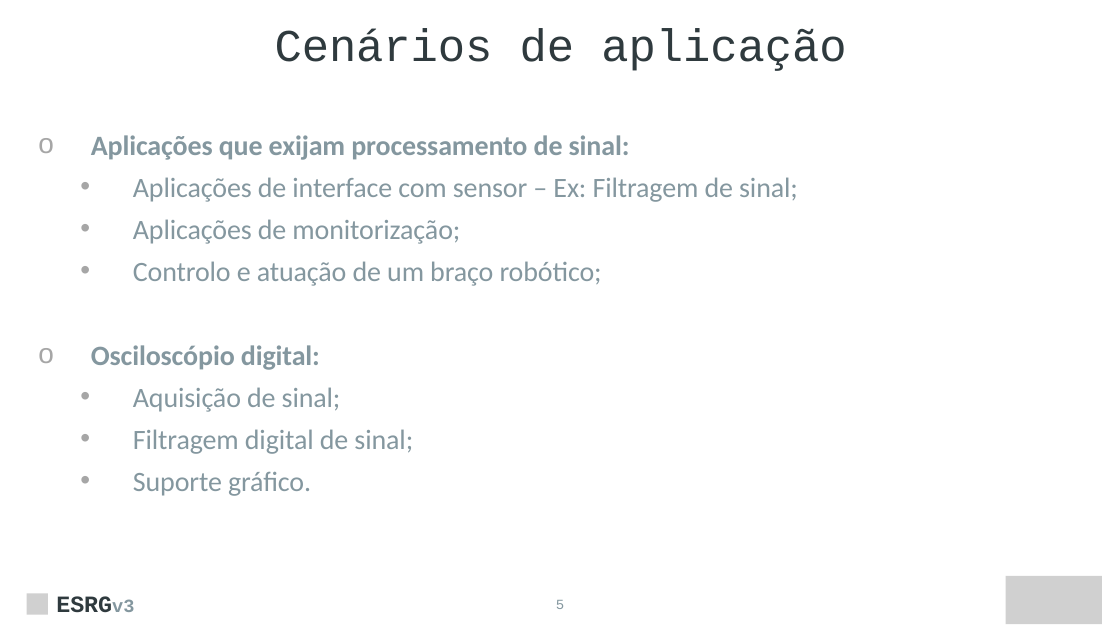
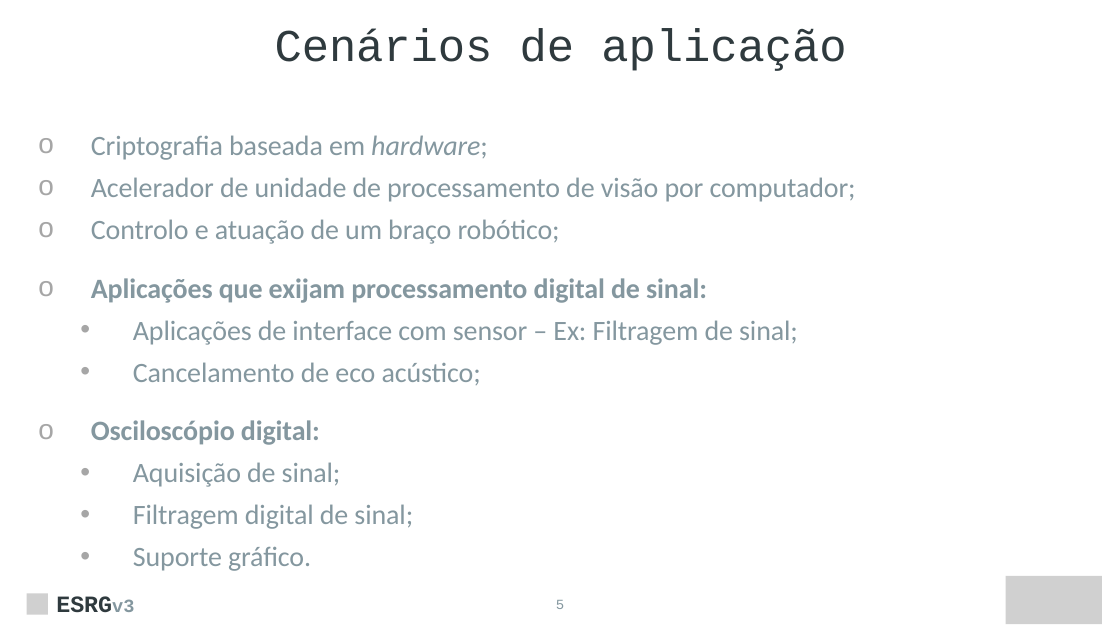
Before and after one commit to ESRGgroup9/oscilloscope_fpga, a slide deck: slide 5 of doc/presentations/first_presentation_20_4.pptx. Drawn at 1120x630 pixels with LibreOffice and Linux fonts; fonts in the diff are those of the drawing; grey boxes stand for pictures. Boxes give left, top, right and bottom in pixels: in the first picture for what was removed or moved away, otherwise in the second. Text is boxed around its words. In the diff, an @@ line names an element or a change of style, - is before the commit and + after.

```diff
--- a/doc/presentations/first_presentation_20_4.pptx
+++ b/doc/presentations/first_presentation_20_4.pptx
@@ text at [91, 135, 856, 303]: text changed; bold off @@
-o Aplicações que exijam processamento de sinal:
+o Criptografia baseada em hardware;
+o Acelerador de unidade de processamento de visão por computador;
+o Controlo e atuação de um braço robótico;
+o Aplicações que exijam processamento digital de sinal:
@@ text at [133, 362, 481, 385]: text changed @@
-  • Aplicações de monitorização;
-  • Controlo e atuação de um braço robótico;
+  • Cancelamento de eco acústico;
@@ text at [91, 420, 320, 445]: line spacing 1 to 1.5 @@
```
Also in this commit, not shown: 14 other slides changed, 1 slide added, 2 other files.
